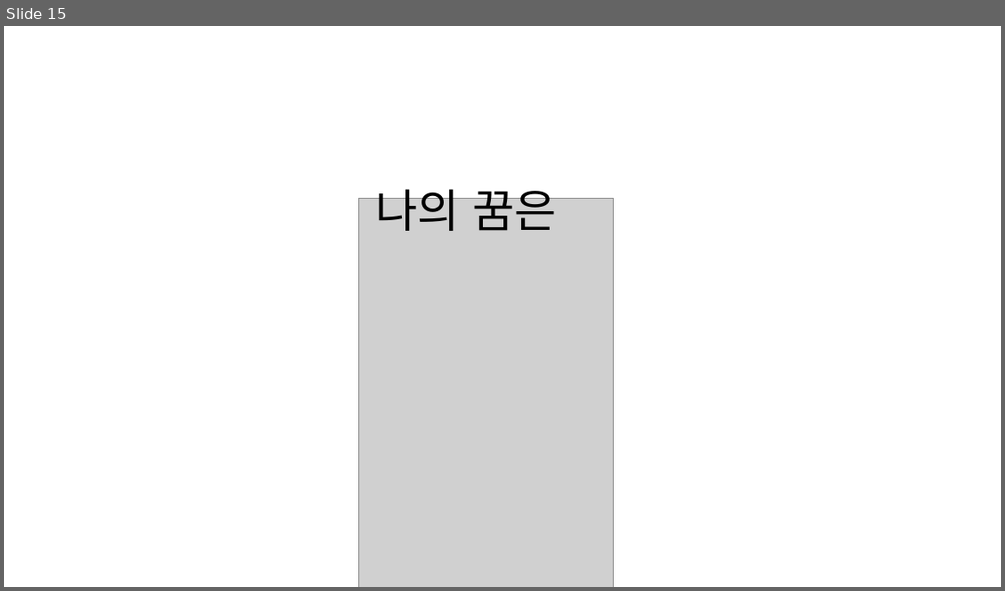
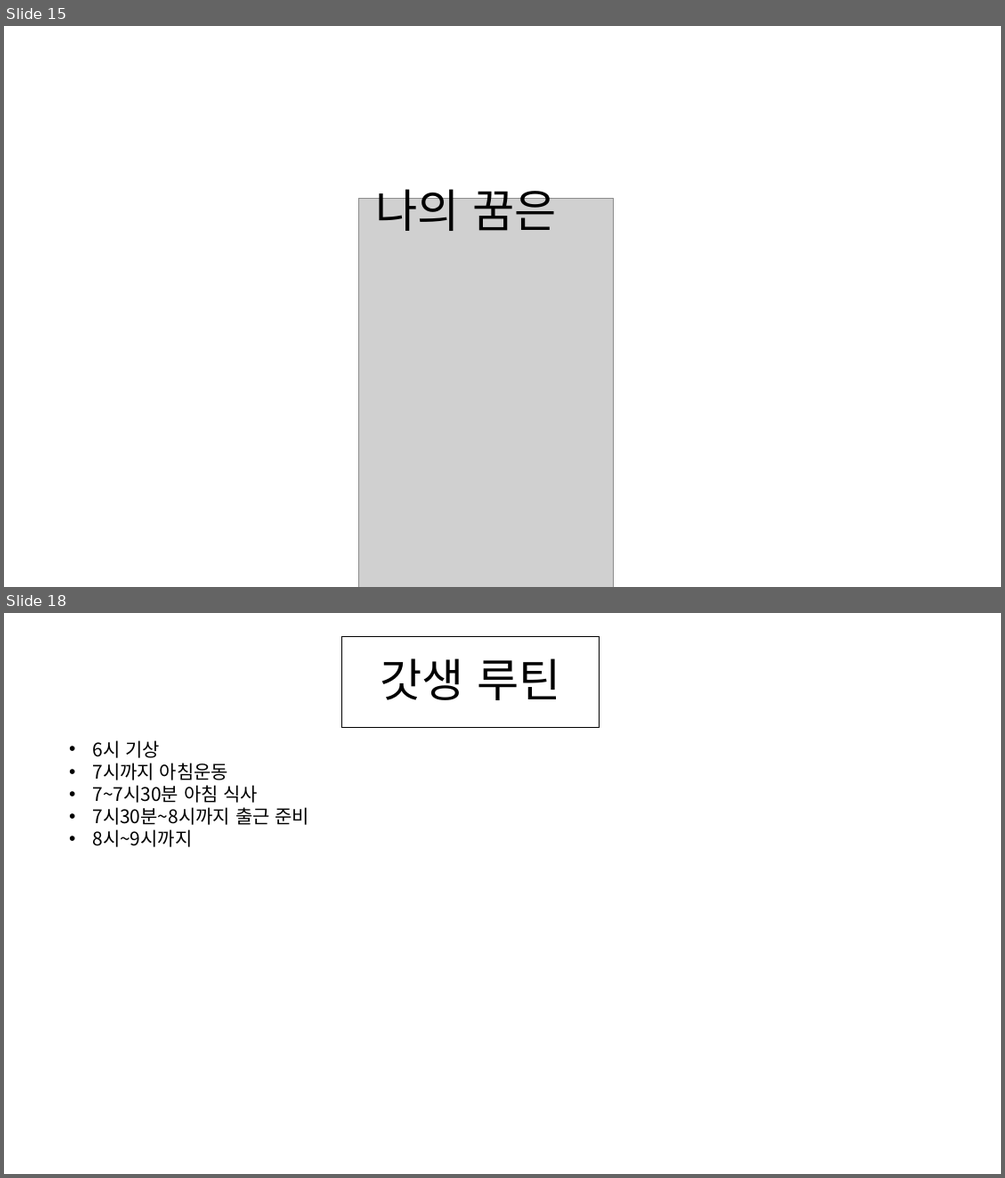
Before and after one commit to sealdog4133/power, a slide deck: 박기수의 자기소개 프레젠테이션.pptx. Shown one above the other, each under a label of ours: slide 15 before the commit, slides 15 and 18 after it; the slides between them are not shown. The pictures are 1005x591 and 1005x1178 pixels, drawn with LibreOffice and Linux fonts; fonts in the diff are those of the drawing; grey boxes stand for pictures. Boxes give left, top, right and bottom in pixels: in the first picture for what was removed or moved away, otherwise in the second. Text is boxed around its words. In the diff, an @@ line names an element or a change of style, - is before the commit and + after.

```diff
--- a/박기수의 자기소개 프레젠테이션.pptx
+++ b/박기수의 자기소개 프레젠테이션.pptx
@@ slide 18 added at (4,613,1001,1174), background #FFFFFF @@
@@ title added at (342,637,600,728), fill #FFFFFF, outline #000000 0.75 pt, 44 pt, text #000000 @@
+갓생 루틴
@@ text added at (92,740,310,847), 18 pt, text #000000 @@
+• 6시 기상
+• 7시까지 아침운동
+• 7~7시30분 아침 식사
+• 7시30분~8시까지 출근 준비
+• 8시~9시까지
```
Also in this commit, not shown: 1 slide changed, 2 other slides added.
